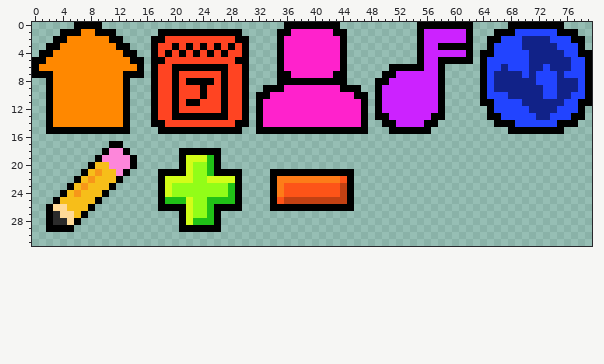
File history of a sprite sheet, public/assets/icons.png. This is how it looked before the edit.
The file is 80x32 pixels.
And afterwards:
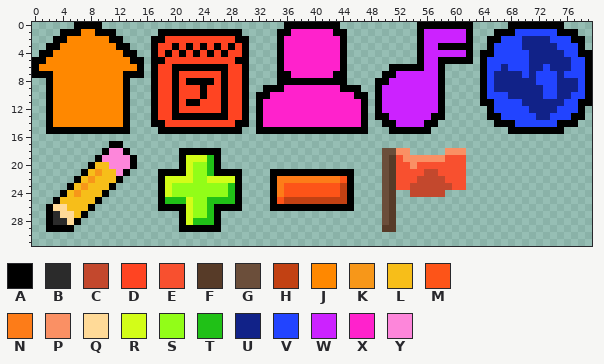
Palette (. is transparent): A #000000  B #2b2b2b  C #c3482d  D #ff4422  E #f8502f  F #573b28  G #6b4e3a  H #c24113  J #ff8800  K #f79719  L #f7be19  M #fd5418  N #fd7c18  P #fa9064  Q #ffda98  R #d3fd18  S #92fd18  T #20c117  U #112288  V #2244ff  W #cc22ff  X #ff22cc  Y #fd86da
Edits made:
@@ x 48..63 @@
 17 ................
-18 ................
-19 ................
-20 ................
-21 ................
-22 ................
-23 ................
-24 ................
-25 ................
-26 ................
-27 ................
-28 ................
-29 ................
+18 ..GGPP.....PPP..
+19 ..GFEPPPPPPEEE..
+20 ..GFEEPEEEEEEE..
+21 ..GFEEEECCEEEE..
+22 ..GFEEECCCCEEE..
+23 ..GFEECCCCCCEE..
+24 ..GF..CCCCC.....
+25 ..GF............
+26 ..GF............
+27 ..GF............
+28 ..GF............
+29 ..FF............
 30 ................
Boxes around the changes in both pictures, in picture pixels (x1, y1, x2, y2):
added: (382, 148, 466, 232)
